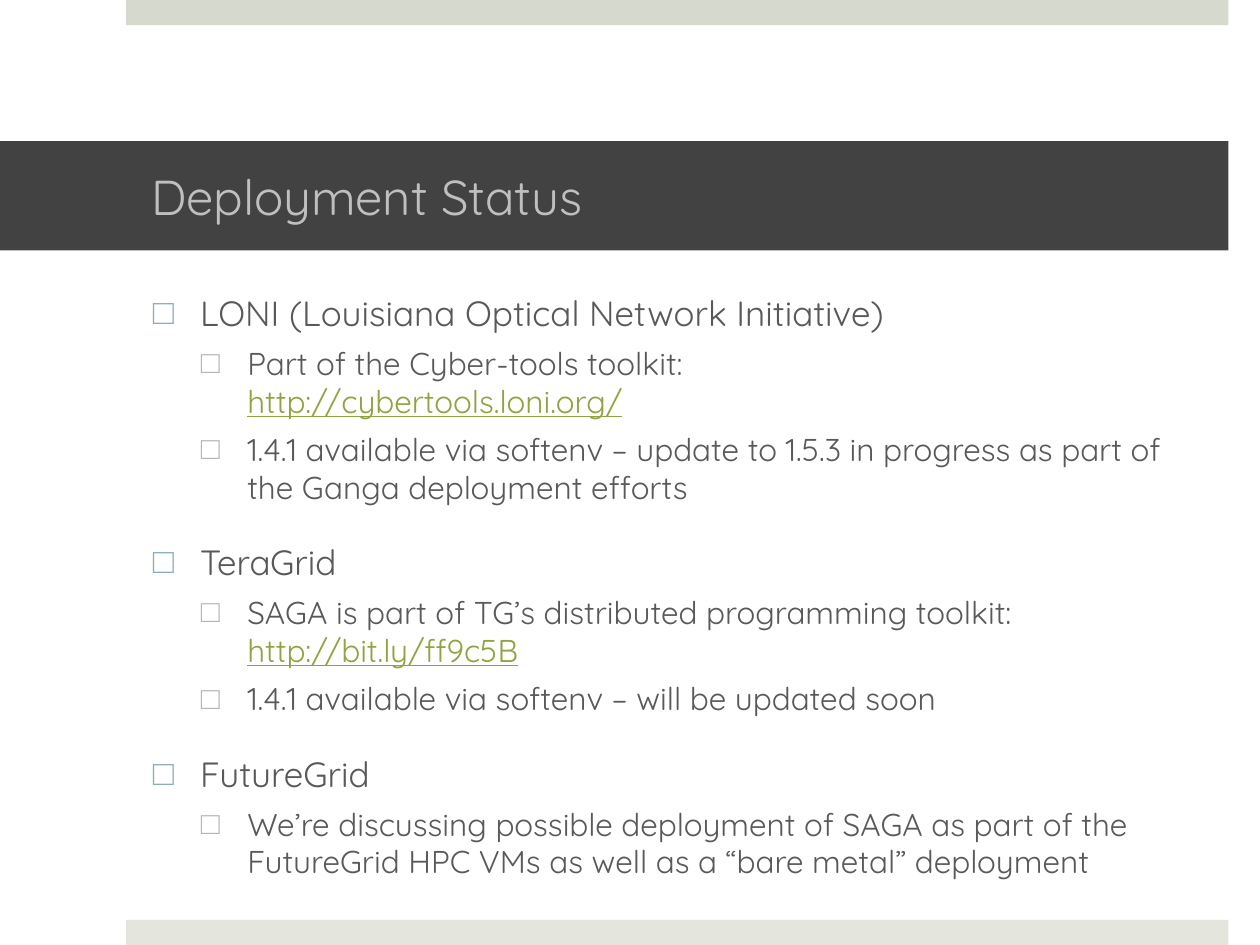
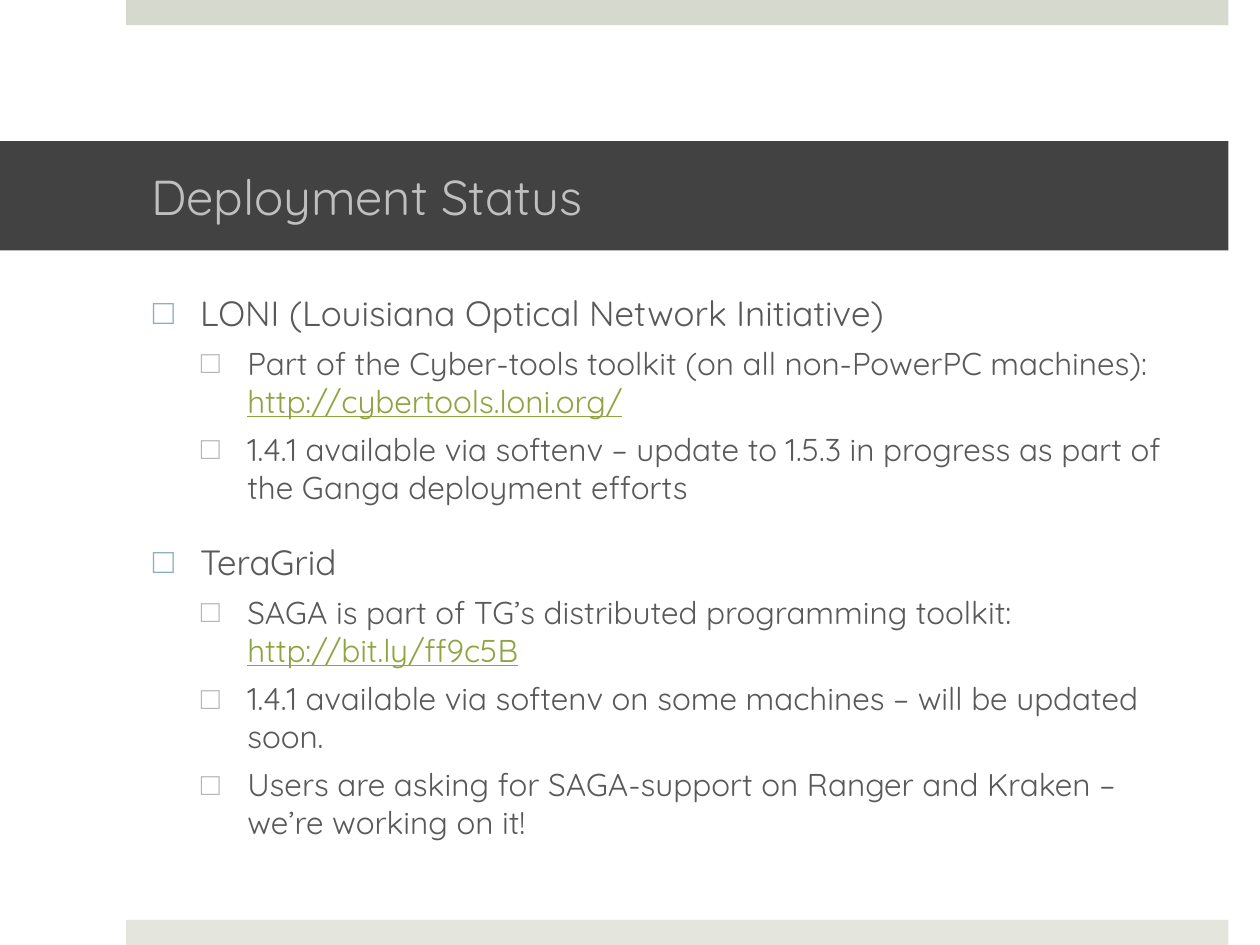
Before and after one commit to saga-project/saga-cpp-legacy-projects, a slide deck: slide 12 of tutorial/general_tutorial/Installation.pptx. Drawn at 1260x945 pixels with LibreOffice and Linux fonts; fonts in the diff are those of the drawing; background and template pictures are left out. Boxes give left, top, right and bottom in pixels: in the first picture for what was removed or moved away, otherwise in the second. Text is boxed around its words. In the diff, an @@ line names an element or a change of style, - is before the commit and + after.

```diff
--- a/tutorial/general_tutorial/Installation.pptx
+++ b/tutorial/general_tutorial/Installation.pptx
@@ text at [247, 351, 1147, 420]: text changed @@
-  □ Part of the Cyber-tools toolkit:
-    http://cybertools.loni.org/
+  □ Part of the Cyber-tools toolkit (on all non-PowerPC machines):
+    http://cybertools.loni.org/
@@ text at [247, 686, 1138, 841]: text changed @@
-  □ 1.4.1 available via softenv – will be updated soon
-□ FutureGrid
-  □ We’re discussing possible deployment of SAGA as part of the FutureGrid HPC VMs as well as a “bare metal” deployment
+  □ 1.4.1 available via softenv on some machines – will be updated soon.
+  □ Users are asking for SAGA-support on Ranger and Kraken – we’re working on it!
```
Also in this commit, not shown: 2 other slides changed.
